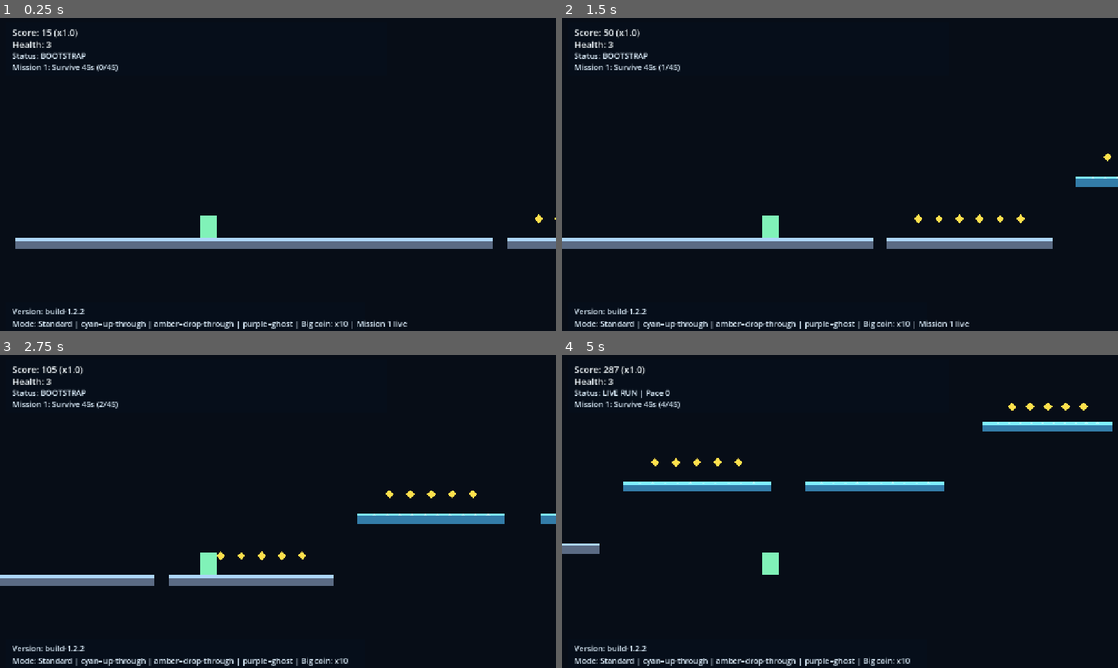
Above: before the commit, frames 1-4 (two rows, left to right).
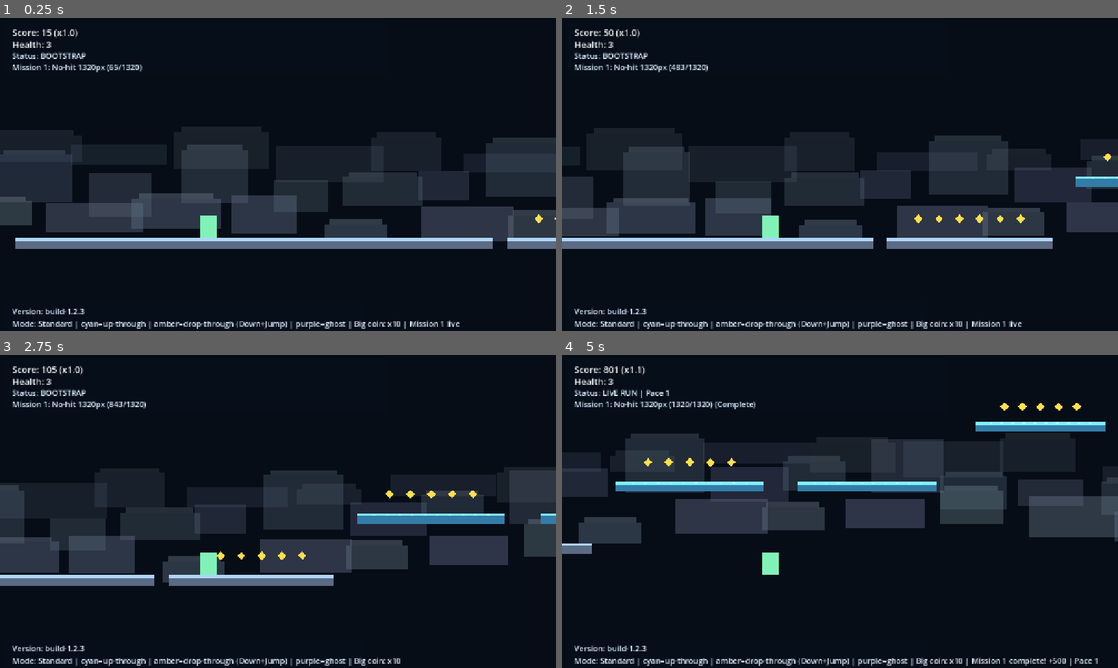
Above: after the commit, the same moments.

Repository: DKE-DEV-33/Endless-Runner-Redux
Game: Godot game, scene res://scenes/Main.tscn
Two runs of this game, one before a commit and one after it. Both use one fixed random seed, a clock stepped at 60 frames per second and the inputs below.
Inputs:
- Up to frame 1 (0.25 s): no input
- Up to frame 2 (1.5 s): tap Enter at 0.5 s; hold Right (ui_right) from 0.53 s (still down); tap Space (jump) at 0.77 s
- Up to frame 3 (2.75 s): tap Space (jump) at 1.52 s; release Right (ui_right) at 2.03 s; hold Left (ui_left) from 2.03 s (still down)
- Up to frame 4 (5 s): release Left (ui_left) at 2.78 s; hold Right (ui_right) 2.78-4.28 s; tap Space (jump) at 3.02, 3.77, 4.52 s; hold Left (ui_left) from 4.28 s (still down)

The runs differ from the first frame. In frame 1, 20% of the frame differs, in the area x 0-100%, y 14-100%; in frame 2, 19%; in frame 3, 18%; in frame 4, 18%.

Commit message:
Add parallax world layers and enforce amber support lane rules

Diff:
--- a/scenes/Main.tscn
+++ b/scenes/Main.tscn
@@ -61,6 +61,8 @@
 offset_bottom = 1200.0
 color = Color(0.03, 0.05, 0.09, 1)
 
+[node name="ParallaxDecor" type="Node2D" parent="."]
+
 [node name="Player" type="CharacterBody2D" parent="."]
 position = Vector2(140, 420)
 script = ExtResource("2")
@@ -133,7 +135,7 @@
 offset_top = 662.0
 offset_right = 500.0
 offset_bottom = 690.0
-text = "Version: build-1.2.2"
+text = "Version: build-1.2.3"
 label_settings = SubResource("3")
 
 [node name="PauseLayer" type="CanvasLayer" parent="."]
--- a/scripts/main.gd
+++ b/scripts/main.gd
@@ -1,5 +1,5 @@
 extends Node2D
-const BUILD_VERSION: String = "build-1.2.2"
+const BUILD_VERSION: String = "build-1.2.3"
 
 const PLATFORM_THICKNESS: float = 24.0
 const PLAYER_AHEAD_SPAWN: float = 1650.0
@@ -37,6 +37,7 @@
 const PLATFORM_LAYER_SOLID: int = 1
 const PLATFORM_LAYER_ONE_WAY: int = 2
 const INFO_NOTICE_DURATION: float = 3.0
+const PARALLAX_BAND_HEIGHT: float = 120.0
 
 const LANE_Y: Array[float] = [456.0, 314.0, 176.0]
 const SECTION_COLORS: Array[Color] = [
@@ -49,6 +50,7 @@
 
 @onready var player = $Player
 @onready var world_background: ColorRect = $WorldBackground
+@onready var parallax_decor: Node2D = $ParallaxDecor
 @onready var score_label: Label = $CanvasLayer/ScoreLabel
 @onready var health_label: Label = $CanvasLayer/HealthLabel
 @onready var status_label: Label = $CanvasLayer/StatusLabel
@@ -107,6 +109,7 @@
 var health_pickups: Array[Area2D] = []
 var speed_pickups: Array[Area2D] = []
 var branch_chain_remaining: int = 0
+var parallax_layers: Array[Dictionary] = []
 
 func _ready() -> void:
 	_setup_run_mode_and_seed()
@@ -116,6 +119,7 @@
 	player.jump_triggered.connect(_on_player_jump_triggered)
 	mission_no_hit_start_x = player.global_position.x
 	_build_static_opening()
+	_build_parallax_layers()
 	_init_mission()
 	_prewarm_post_bootstrap_route()
 	next_rift_at = rng.randf_range(RIFT_MIN_SECONDS, RIFT_MAX_SECONDS)
@@ -147,6 +151,7 @@
 		info_notice = ""
 	_update_rift_state()
 	_update_section_progression()
+	_update_parallax_layers()
 	_refresh_info_label()
 
 	distance_score = int(player.global_position.x / 12.0)
@@ -204,6 +209,8 @@
 	var lane: int = _pick_reachable_lane(last_lane)
 	var y: float = LANE_Y[lane]
 	var platform_type: int = _pick_platform_type_for_lane(lane)
+	if platform_type == PlatformType.DROP_THROUGH:
+		_ensure_lane_support(next_spawn_x, segment_len, lane)
 
 	var platform: StaticBody2D = _create_platform(next_spawn_x, y, segment_len, platform_type)
 	platforms.append(platform)
@@ -238,9 +245,43 @@
 		return PlatformType.DROP_THROUGH
 	return PlatformType.SOLID
 
+func _ensure_lane_support(x: float, width: float, lane: int) -> void:
+	if lane <= 0:
+		return
+	var support_lane: int = lane - 1
+	if _has_lane_covering_platform(support_lane, x, width):
+		return
+
+	var support_y: float = LANE_Y[support_lane]
+	var support_type: int = PlatformType.SOLID if support_lane == 0 else PlatformType.ONE_WAY_UP
+	var support_platform: StaticBody2D = _create_platform(x, support_y, width, support_type)
+	platforms.append(support_platform)
+	add_child(support_platform)
+
+func _has_lane_covering_platform(lane: int, x: float, width: float) -> bool:
+	var min_x: float = x + 12.0
+	var max_x: float = x + width - 12.0
+	for platform: Node2D in platforms:
+		if not is_instance_valid(platform):
+			continue
+		var platform_lane: int = int(platform.get_meta("lane", -1))
+		if platform_lane != lane:
+			continue
+		var platform_start: float = float(platform.get_meta("start_x", 0.0))
+		var platform_width: float = float(platform.get_meta("width", 0.0))
+		var platform_end: float = platform_start + platform_width
+		if platform_start <= min_x and platform_end >= max_x:
+			return true
+	return false
+
 func _create_platform(x: float, y: float, width: float, platform_type: int) -> StaticBody2D:
 	var body: StaticBody2D = StaticBody2D.new()
 	body.position = Vector2(x + width * 0.5, y)
+	var lane_idx: int = _lane_for_y(y)
+	body.set_meta("lane", lane_idx)
+	body.set_meta("start_x", x)
+	body.set_meta("width", width)
+	body.set_meta("platform_type", platform_type)
 
 	if platform_type != PlatformType.GHOST:
 		var collision: CollisionShape2D = CollisionShape2D.new()
@@ -306,6 +347,16 @@
 		body.add_child(ghost_core)
 
 	return body
+
+func _lane_for_y(y: float) -> int:
+	var closest_idx: int = 0
+	var closest_dist: float = absf(y - LANE_Y[0])
+	for idx: int in range(1, LANE_Y.size()):
+		var dist: float = absf(y - LANE_Y[idx])
+		if dist < closest_dist:
+			closest_dist = dist
+			closest_idx = idx
+	return closest_idx
 
 func _add_platform_chevrons(body: StaticBody2D, width: float, show_up: bool, show_down: bool, color: Color) -> void:
 	var spacing: float = 30.0
@@ -468,10 +519,12 @@
 	var target_y: float = LANE_Y[target_lane]
 	var type_roll: float = rng.randf()
 	var platform_type: int = PlatformType.ONE_WAY_UP
-	if type_roll < 0.52:
+	if target_lane > 0 and type_roll < 0.52:
 		platform_type = PlatformType.DROP_THROUGH
 	elif type_roll > 0.95:
 		platform_type = PlatformType.GHOST
+	if platform_type == PlatformType.DROP_THROUGH:
+		_ensure_lane_support(alt_x, alt_width, target_lane)
 
 	var branch_platform: StaticBody2D = _create_platform(alt_x, target_y, alt_width, platform_type)
 	platforms.append(branch_platform)
@@ -754,6 +807,7 @@
 		return
 	var color_index: int = section_index % SECTION_COLORS.size()
 	world_background.color = SECTION_COLORS[color_index]
+	_tint_parallax_layers(SECTION_COLORS[color_index])
 
 func _init_mission() -> void:
 	mission_completed = false
@@ -839,7 +893,7 @@
 	return clampf(chance, 0.04, 0.90)
 
 func _base_info_text() -> String:
-	return "Mode: %s | cyan=up-through | amber=drop-through | purple=ghost | Big coin: x10" % run_mode.capitalize()
+	return "Mode: %s | cyan=up-through | amber=drop-through (Down+Jump) | purple=ghost | Big coin: x10" % run_mode.capitalize()
 
 func _refresh_info_label() -> void:
 	var text: String = _base_info_text()
@@ -991,3 +1045,111 @@
 	wav.stereo = false
 	wav.data = data
 	return wav
+
+func _build_parallax_layers() -> void:
+	parallax_layers.clear()
+	for child: Node in parallax_decor.get_children():
+		child.queue_free()
+
+	var layer_defs: Array[Dictionary] = [
+		{"name": "FarGlow", "factor": 0.18, "base_y": 290.0, "alpha": 0.20, "jitter": 22.0, "height_min": 36.0, "height_max": 86.0, "step": 220.0, "sway": 8.0},
+		{"name": "MidRuins", "factor": 0.34, "base_y": 364.0, "alpha": 0.30, "jitter": 32.0, "height_min": 52.0, "height_max": 132.0, "step": 180.0, "sway": 13.0},
+		{"name": "NearSteel", "factor": 0.52, "base_y": 436.0, "alpha": 0.42, "jitter": 20.0, "height_min": 44.0, "height_max": 96.0, "step": 200.0, "sway": 18.0},
+	]
+
+	for def: Dictionary in layer_defs:
+		var layer_root: Node2D = Node2D.new()
+		layer_root.name = String(def["name"])
+		parallax_decor.add_child(layer_root)
+		_populate_parallax_layer(layer_root, def)
+		parallax_layers.append({"node": layer_root, "factor": float(def["factor"]), "sway": float(def["sway"])})
+
+	_tint_parallax_layers(world_background.color)
+
+func _populate_parallax_layer(layer_root: Node2D, def: Dictionary) -> void:
+	var base_y: float = float(def["base_y"])
+	var alpha: float = float(def["alpha"])
+	var jitter: float = float(def["jitter"])
+	var height_min: float = float(def["height_min"])
+	var height_max: float = float(def["height_max"])
+	var step: float = float(def["step"])
+	var start_x: float = -2600.0
+	var end_x: float = 18000.0
+	var x: float = start_x
+	var idx: int = 0
+	while x < end_x:
+		var width: float = rng.randf_range(step * 0.65, step * 1.14)
+		var height: float = rng.randf_range(height_min, height_max)
+		var col: Color = Color(
+			0.24 + rng.randf_range(-0.05, 0.08),
+			0.43 + rng.randf_range(-0.05, 0.12),
+			0.62 + rng.randf_range(-0.06, 0.12),
+			alpha
+		)
+
+		var slab: Polygon2D = Polygon2D.new()
+		slab.polygon = PackedVector2Array([
+			Vector2(-width * 0.5, 0.0),
+			Vector2(width * 0.5, 0.0),
+			Vector2(width * 0.5, -height),
+			Vector2(-width * 0.5, -height)
+		])
+		slab.position = Vector2(x + width * 0.5, base_y + rng.randf_range(-jitter, jitter))
+		slab.color = col
+		slab.set_meta("base_x", slab.position.x)
+		slab.set_meta("base_y", slab.position.y)
+		layer_root.add_child(slab)
+
+		if idx % 2 == 0:
+			var cap: Polygon2D = Polygon2D.new()
+			cap.polygon = PackedVector2Array([
+				Vector2(-width * 0.42, -height),
+				Vector2(width * 0.42, -height),
+				Vector2(width * 0.42, -height - PARALLAX_BAND_HEIGHT * 0.10),
+				Vector2(-width * 0.42, -height - PARALLAX_BAND_HEIGHT * 0.10)
+			])
+			cap.position = slab.position
+			cap.color = col.lightened(0.22)
+			cap.set_meta("base_x", cap.position.x)
+			cap.set_meta("base_y", cap.position.y)
+			layer_root.add_child(cap)
+
+		x += step + rng.randf_range(-24.0, 34.0)
+		idx += 1
+
+func _update_parallax_layers() -> void:
+	if parallax_layers.is_empty():
+		return
+	var px: float = player.global_position.x
+	for layer_info: Dictionary in parallax_layers:
+		var layer: Node2D = layer_info["node"]
+		var factor: float = float(layer_info["factor"])
+		var sway: float = float(layer_info["sway"])
+		layer.position.x = px * factor
+		var sway_phase: float = run_seconds * 0.45
+		for piece: Node in layer.get_children():
+			if piece is Polygon2D:
+				var poly: Polygon2D = piece
+				var base_y: float = float(poly.get_meta("base_y", poly.position.y))
+				var base_x: float = float(poly.get_meta("base_x", poly.position.x))
+				var wave: float = sin((base_x * 0.0022) + sway_phase) * sway
+				poly.position.y = base_y + wave
+
+func _tint_parallax_layers(base_color: Color) -> void:
+	if parallax_layers.is_empty():
+		return
+	for layer_info: Dictionary in parallax_layers:
+		var layer: Node2D = layer_info["node"]
+		var factor: float = float(layer_info["factor"])
+		var tint: Color = base_color.lightened(0.34 + (factor * 0.16))
+		tint.a = 1.0
+		for piece: Node in layer.get_children():
+			if piece is Polygon2D:
+				var poly: Polygon2D = piece
+				var original: Color = poly.color
+				poly.color = Color(
+					clampf((original.r * 0.55) + (tint.r * 0.45), 0.0, 1.0),
+					clampf((original.g * 0.55) + (tint.g * 0.45), 0.0, 1.0),
+					clampf((original.b * 0.55) + (tint.b * 0.45), 0.0, 1.0),
+					original.a
+				)
